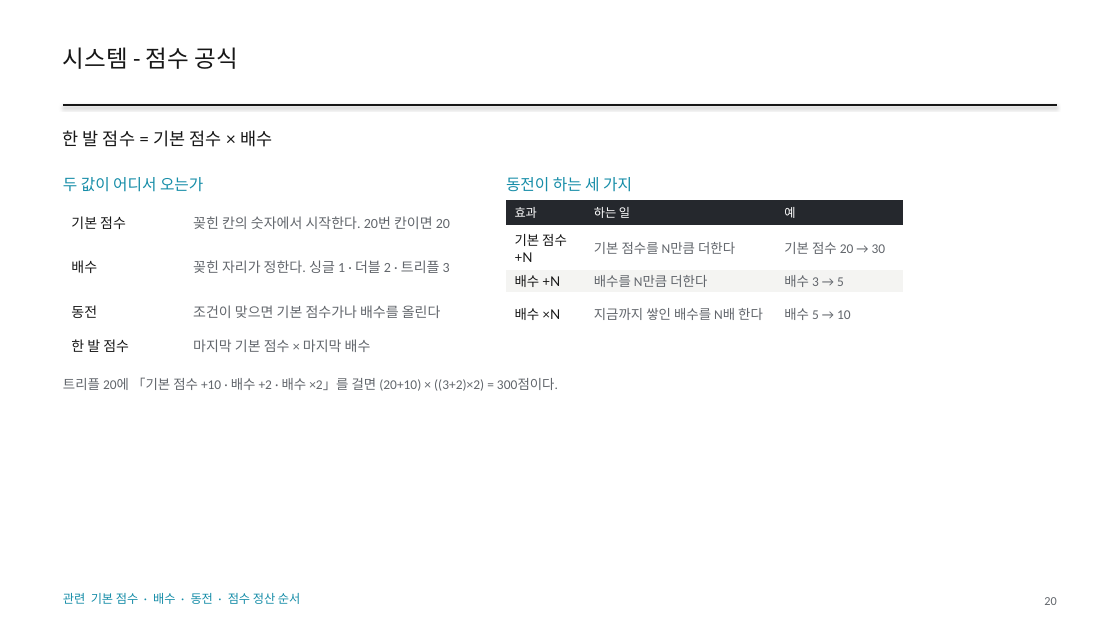
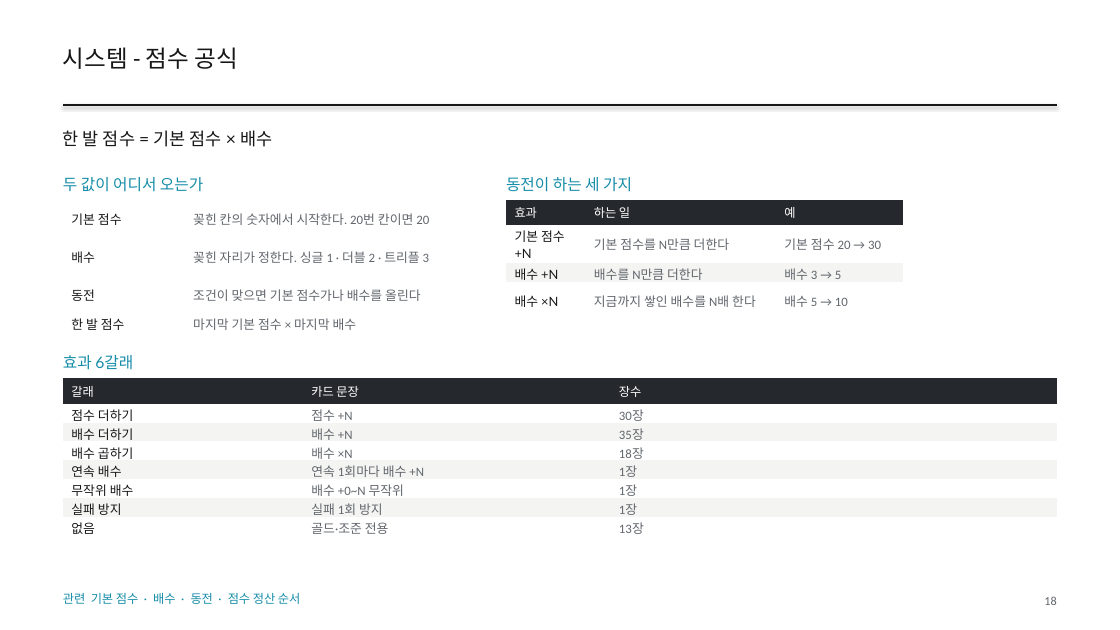
Before and after one commit to GGbong69/test-03, a slide deck: slide 18 of docs/HIGHTONE_기획서.pptx (slide 20 before the commit). Drawn at 1120x630 pixels with LibreOffice and Linux fonts; fonts in the diff are those of the drawing. Boxes give left, top, right and bottom in pixels: in the first picture for what was removed or moved away, otherwise in the second. Text is boxed around its words. In the diff, an @@ line names an element or a change of style, - is before the commit and + after.

```diff
--- a/docs/HIGHTONE_기획서.pptx
+++ b/docs/HIGHTONE_기획서.pptx
@@ table at (x1=63, y1=200, x2=460, y2=334) @@
@@ size 12 to 11 pt @@
@@ table at (x1=507, y1=200, x2=903, y2=320) @@
@@ size 11.5 to 11 pt @@
@@ text at (x1=63, y1=355, x2=133, y2=370): text changed; size 11.5 to 13.5 pt; font Calibri to Lato; text colour #62666C to #168DA8 @@
-트리플 20에 「기본 점수 +10 · 배수 +2 · 배수 ×2」를 걸면 (20+10) × ((3+2)×2) = 300점이다.
+효과 6갈래
@@ table added at (x1=63, y1=378, x2=1057, y2=538), 8 rows, 3 columns @@
+갈래 | 카드 문장 | 장수
+점수 더하기 | 점수 +N | 30장
+배수 더하기 | 배수 +N | 35장
+배수 곱하기 | 배수 ×N | 18장
+연속 배수 | 연속 1회마다 배수 +N | 1장
+무작위 배수 | 배수 +0~N 무작위 | 1장
+실패 방지 | 실패 1회 방지 | 1장
+없음 | 골드·조준 전용 | 13장
@@ text at (x1=1044, y1=596, x2=1056, y2=605): text changed @@
-20
+18
```
Also in this commit, not shown: 38 other slides changed, 5 slides removed, 3 other files.
